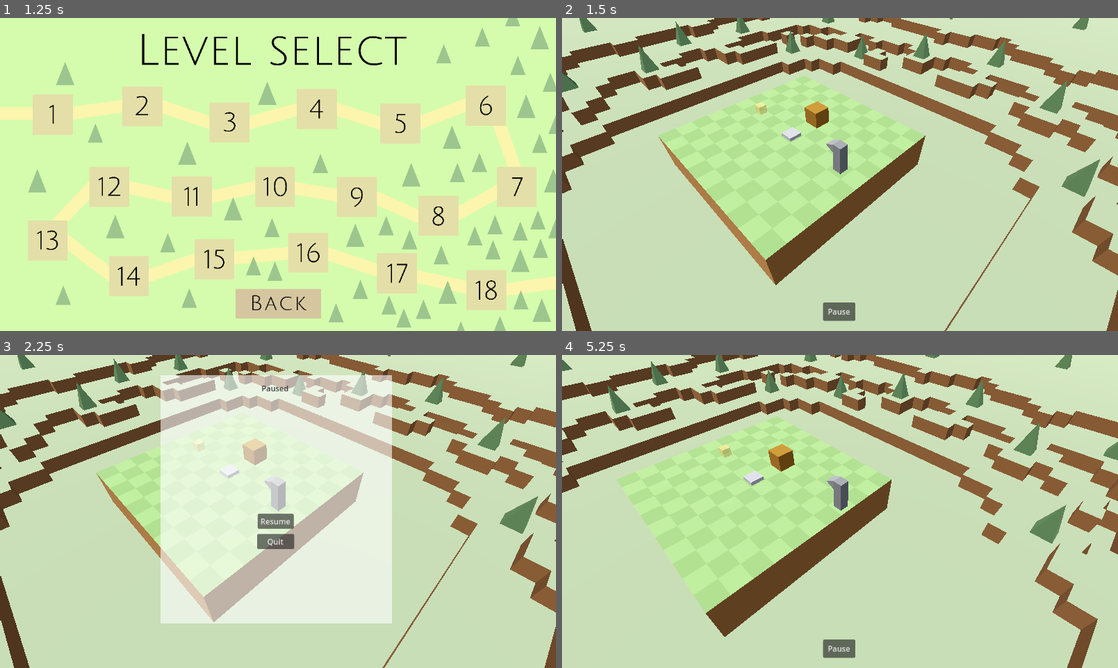
Above: before the commit, frames 1-4 (two rows, left to right).
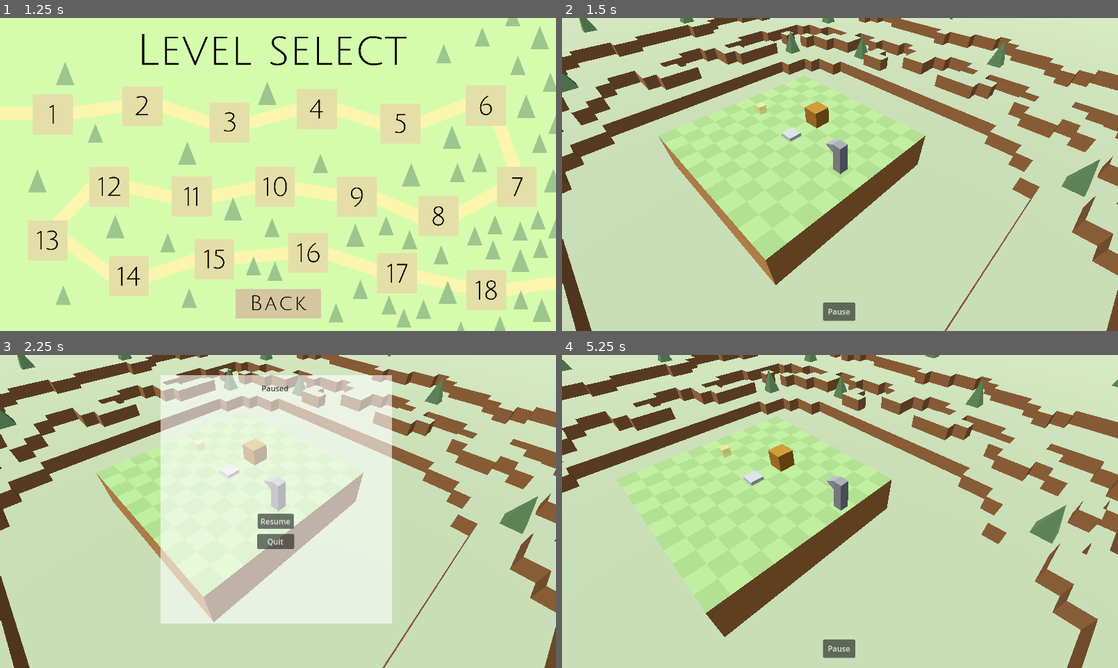
Above: after the commit, the same moments.

Repository: Jnight1104/Iso-Journey
Game: Godot game, scene res://Scenes/Main_menu.tscn
The game is run twice, just before and just after one commit, with the same random seed, the same clock (stepped at 60 frames per second) and the same inputs. The project has no main scene, so this scene is started directly.
Inputs (mouse positions are in pixels of both pictures, inside the frame that each line leads up to):
- Up to frame 1 (1.25 s): click (278, 224) at 0.5 s
- Up to frame 2 (1.5 s): click (617, 115) at 1.25 s
- Up to frame 3 (2.25 s): click "Pause" at 2 s
- Up to frame 4 (5.25 s): click "Resume" at 2.75 s; tap Enter at 3.5 s; move the mouse to (962, 495) at 3.52 s; hold Right (ui_right) 3.53-4.28 s; tap Space at 4.25 s; move the mouse to (728, 527) at 4.27 s; hold Down (ui_down) 4.28-5.03 s; move the mouse to (895, 442) at 5.02 s; hold Right (ui_right) from 5.03 s (still down)

Frame 1 is identical in both runs. In frame 2, 0.8% of the frame differs, in the area x 13-95%, y 0-31%; in frame 3, 0.8%; in frame 4, 1.0%, in the area x 8-100%, y 0-34%.

Commit message:
Adjusted level 1 tree distribution

Diff:
--- a/Scenes/Level_1.tscn
+++ b/Scenes/Level_1.tscn
@@ -96,152 +96,142 @@
 [node name="Area3D" parent="." instance=ExtResource("4_g432u")]
 transform = Transform3D(1, 0, 0, 0, 1, 0, 0, 0, 1, 4, 0.5, 0)
 
-[node name="Tree" parent="." instance=ExtResource("10_kksci")]
-transform = Transform3D(1, 0, 0, 0, 1, 0, 0, 0, 1, 4, -0.8, -14)
-
-[node name="Tree2" parent="." instance=ExtResource("10_kksci")]
+[node name="Trees" type="Node3D" parent="."]
+
+[node name="Tree2" parent="Trees" instance=ExtResource("10_kksci")]
 transform = Transform3D(1, 0, 0, 0, 1, 0, 0, 0, 1, 11, 0.2, -18)
 
-[node name="Tree4" parent="." instance=ExtResource("10_kksci")]
+[node name="Tree4" parent="Trees" instance=ExtResource("10_kksci")]
 transform = Transform3D(1, 0, 0, 0, 1, 0, 0, 0, 1, -7, 0.2, -19)
 
-[node name="Tree5" parent="." instance=ExtResource("10_kksci")]
+[node name="Tree5" parent="Trees" instance=ExtResource("10_kksci")]
 transform = Transform3D(1, 0, 0, 0, 1, 0, 0, 0, 1, -5, -0.8, -12)
 
-[node name="Tree6" parent="." instance=ExtResource("10_kksci")]
-transform = Transform3D(1, 0, 0, 0, 1, 0, 0, 0, 1, 15, -0.8, -11)
-
-[node name="Tree7" parent="." instance=ExtResource("10_kksci")]
-transform = Transform3D(1, 0, 0, 0, 1, 0, 0, 0, 1, 22, 0.2, -17)
-
-[node name="Tree8" parent="." instance=ExtResource("10_kksci")]
-transform = Transform3D(1, 0, 0, 0, 1, 0, 0, 0, 1, 20, 0.2, -2.49958)
-
-[node name="Tree9" parent="." instance=ExtResource("10_kksci")]
-transform = Transform3D(1, 0, 0, 0, 1, 0, 0, 0, 1, 24, 0.2, 2)
-
-[node name="Tree10" parent="." instance=ExtResource("10_kksci")]
-transform = Transform3D(1, 0, 0, 0, 1, 0, 0, 0, 1, 23, 0.2, 8)
-
-[node name="Tree11" parent="." instance=ExtResource("10_kksci")]
+[node name="Tree11" parent="Trees" instance=ExtResource("10_kksci")]
 transform = Transform3D(1, 0, 0, 0, 1, 0, 0, 0, 1, 17, -0.8, 10)
 
-[node name="Tree12" parent="." instance=ExtResource("10_kksci")]
+[node name="Tree12" parent="Trees" instance=ExtResource("10_kksci")]
 transform = Transform3D(1, 0, 0, 0, 1, 0, 0, 0, 1, 19, 0.2, 17)
 
-[node name="Tree13" parent="." instance=ExtResource("10_kksci")]
+[node name="Tree13" parent="Trees" instance=ExtResource("10_kksci")]
 transform = Transform3D(1, 0, 0, 0, 1, 0, 0, 0, 1, 11, -0.8, 14)
 
-[node name="Tree14" parent="." instance=ExtResource("10_kksci")]
-transform = Transform3D(1, 0, 0, 0, 1, 0, 0, 0, 1, 5.52879, 0.2, 16)
-
-[node name="Tree15" parent="." instance=ExtResource("10_kksci")]
+[node name="Tree15" parent="Trees" instance=ExtResource("10_kksci")]
 transform = Transform3D(1, 0, 0, 0, 1, 0, 0, 0, 1, 0, 0.2, 19)
 
-[node name="Tree16" parent="." instance=ExtResource("10_kksci")]
-transform = Transform3D(1, 0, 0, 0, 1, 0, 0, 0, 1, -5.62828, 0.2, 14.589)
-
-[node name="Tree17" parent="." instance=ExtResource("10_kksci")]
-transform = Transform3D(1, 0, 0, 0, 1, 0, 0, 0, 1, -10, 0.2, 18)
-
-[node name="Tree18" parent="." instance=ExtResource("10_kksci")]
+[node name="Tree18" parent="Trees" instance=ExtResource("10_kksci")]
 transform = Transform3D(1, 0, 0, 0, 1, 0, 0, 0, 1, -14, 0.2, 13)
 
-[node name="Tree19" parent="." instance=ExtResource("10_kksci")]
+[node name="Tree19" parent="Trees" instance=ExtResource("10_kksci")]
 transform = Transform3D(1, 0, 0, 0, 1, 0, 0, 0, 1, -9, -0.8, 9)
 
-[node name="Tree20" parent="." instance=ExtResource("10_kksci")]
-transform = Transform3D(1, 0, 0, 0, 1, 0, 0, 0, 1, -16, 0.2, 3)
-
-[node name="Tree21" parent="." instance=ExtResource("10_kksci")]
+[node name="Tree21" parent="Trees" instance=ExtResource("10_kksci")]
 transform = Transform3D(1, 0, 0, 0, 1, 0, 0, 0, 1, -11, -0.8, -2)
 
-[node name="Tree22" parent="." instance=ExtResource("10_kksci")]
+[node name="Tree22" parent="Trees" instance=ExtResource("10_kksci")]
 transform = Transform3D(1, 0, 0, 0, 1, 0, 0, 0, 1, -13, 0.2, -9)
 
-[node name="Tree23" parent="." instance=ExtResource("10_kksci")]
-transform = Transform3D(1, 0, 0, 0, 1, 0, 0, 0, 1, -15, 0.2, -14)
-
-[node name="Tree24" parent="." instance=ExtResource("10_kksci")]
+[node name="Tree24" parent="Trees" instance=ExtResource("10_kksci")]
 transform = Transform3D(1, 0, 0, 0, 1, 0, 0, 0, 1, 21, 0.2, -8)
 
-[node name="Tree25" parent="." instance=ExtResource("10_kksci")]
+[node name="Tree25" parent="Trees" instance=ExtResource("10_kksci")]
 transform = Transform3D(1, 0, 0, 0, 1, 0, 0, 0, 1, 21, 0.2, -8)
 
-[node name="Tree26" parent="." instance=ExtResource("10_kksci")]
+[node name="Tree26" parent="Trees" instance=ExtResource("10_kksci")]
 transform = Transform3D(1, 0, 0, 0, 1, 0, 0, 0, 1, 31, 1.2, -4)
 
-[node name="Tree28" parent="." instance=ExtResource("10_kksci")]
-transform = Transform3D(1, 0, 0, 0, 1, 0, 0, 0, 1, 40, 1.2, 4)
-
-[node name="Tree29" parent="." instance=ExtResource("10_kksci")]
+[node name="Tree28" parent="Trees" instance=ExtResource("10_kksci")]
+transform = Transform3D(1, 0, 0, 0, 1, 0, 0, 0, 1, 27, 1.2, 4)
+
+[node name="Tree29" parent="Trees" instance=ExtResource("10_kksci")]
 transform = Transform3D(1, 0, 0, 0, 1, 0, 0, 0, 1, 26, 1.2, 20)
 
-[node name="Tree30" parent="." instance=ExtResource("10_kksci")]
-transform = Transform3D(1, 0, 0, 0, 1, 0, 0, 0, 1, 35, 1.2, 15)
-
-[node name="Tree31" parent="." instance=ExtResource("10_kksci")]
-transform = Transform3D(1, 0, 0, 0, 1, 0, 0, 0, 1, 20, 1.2, 29)
-
-[node name="Tree32" parent="." instance=ExtResource("10_kksci")]
-transform = Transform3D(1, 0, 0, 0, 1, 0, 0, 0, 1, 33, 1.2, 28)
-
-[node name="Tree33" parent="." instance=ExtResource("10_kksci")]
+[node name="Tree30" parent="Trees" instance=ExtResource("10_kksci")]
+transform = Transform3D(1, 0, 0, 0, 1, 0, 0, 0, 1, 29, 1.2, 16)
+
+[node name="Tree31" parent="Trees" instance=ExtResource("10_kksci")]
+transform = Transform3D(1, 0, 0, 0, 1, 0, 0, 0, 1, 14, 1.2, 29)
+
+[node name="Tree32" parent="Trees" instance=ExtResource("10_kksci")]
+transform = Transform3D(1, 0, 0, 0, 1, 0, 0, 0, 1, 30, 1.2, 22)
+
+[node name="Tree33" parent="Trees" instance=ExtResource("10_kksci")]
 transform = Transform3D(1, 0, 0, 0, 1, 0, 0, 0, 1, 8, 1.2, 25)
 
-[node name="Tree34" parent="." instance=ExtResource("10_kksci")]
-transform = Transform3D(1, 0, 0, 0, 1, 0, 0, 0, 1, -3, 1.2, 31)
-
-[node name="Tree35" parent="." instance=ExtResource("10_kksci")]
-transform = Transform3D(1, 0, 0, 0, 1, 0, 0, 0, 1, 11, 1.2, 36)
-
-[node name="Tree36" parent="." instance=ExtResource("10_kksci")]
-transform = Transform3D(1, 0, 0, 0, 1, 0, 0, 0, 1, -14, 1.2, 26)
-
-[node name="Tree37" parent="." instance=ExtResource("10_kksci")]
+[node name="Tree34" parent="Trees" instance=ExtResource("10_kksci")]
+transform = Transform3D(1, 0, 0, 0, 1, 0, 0, 0, 1, 5, 1.2, 33)
+
+[node name="Tree35" parent="Trees" instance=ExtResource("10_kksci")]
+transform = Transform3D(1, 0, 0, 0, 1, 0, 0, 0, 1, 11, 1.2, 32)
+
+[node name="Tree36" parent="Trees" instance=ExtResource("10_kksci")]
+transform = Transform3D(1, 0, 0, 0, 1, 0, 0, 0, 1, -18, 1.2, 20)
+
+[node name="Tree37" parent="Trees" instance=ExtResource("10_kksci")]
 transform = Transform3D(1, 0, 0, 0, 1, 0, 0, 0, 1, -23, 1.2, 13)
 
-[node name="Tree38" parent="." instance=ExtResource("10_kksci")]
-transform = Transform3D(1, 0, 0, 0, 1, 0, 0, 0, 1, -25, 1.2, 22)
-
-[node name="Tree39" parent="." instance=ExtResource("10_kksci")]
-transform = Transform3D(1, 0, 0, 0, 1, 0, 0, 0, 1, -26, 1.2, 1)
-
-[node name="Tree40" parent="." instance=ExtResource("10_kksci")]
-transform = Transform3D(1, 0, 0, 0, 1, 0, 0, 0, 1, -34, 1.2, 9)
-
-[node name="Tree41" parent="." instance=ExtResource("10_kksci")]
-transform = Transform3D(1, 0, 0, 0, 1, 0, 0, 0, 1, -21, 1.2, -11)
-
-[node name="Tree42" parent="." instance=ExtResource("10_kksci")]
-transform = Transform3D(1, 0, 0, 0, 1, 0, 0, 0, 1, -32, 1.2, -9)
-
-[node name="Tree43" parent="." instance=ExtResource("10_kksci")]
-transform = Transform3D(1, 0, 0, 0, 1, 0, 0, 0, 1, -26, 1.2, -22)
-
-[node name="Tree44" parent="." instance=ExtResource("10_kksci")]
+[node name="Tree38" parent="Trees" instance=ExtResource("10_kksci")]
+transform = Transform3D(1, 0, 0, 0, 1, 0, 0, 0, 1, -24, 1.2, 19)
+
+[node name="Tree39" parent="Trees" instance=ExtResource("10_kksci")]
+transform = Transform3D(1, 0, 0, 0, 1, 0, 0, 0, 1, -21, 1.2, 1)
+
+[node name="Tree40" parent="Trees" instance=ExtResource("10_kksci")]
+transform = Transform3D(1, 0, 0, 0, 1, 0, 0, 0, 1, -30, 1.2, -2)
+
+[node name="Tree41" parent="Trees" instance=ExtResource("10_kksci")]
+transform = Transform3D(1, 0, 0, 0, 1, 0, 0, 0, 1, -19, 1.2, -8)
+
+[node name="Tree42" parent="Trees" instance=ExtResource("10_kksci")]
+transform = Transform3D(1, 0, 0, 0, 1, 0, 0, 0, 1, -23, 1.2, -6)
+
+[node name="Tree43" parent="Trees" instance=ExtResource("10_kksci")]
+transform = Transform3D(1, 0, 0, 0, 1, 0, 0, 0, 1, -17, 1.2, -21)
+
+[node name="Tree44" parent="Trees" instance=ExtResource("10_kksci")]
 transform = Transform3D(1, 0, 0, 0, 1, 0, 0, 0, 1, -14, 1.2, -23)
 
-[node name="Tree45" parent="." instance=ExtResource("10_kksci")]
-transform = Transform3D(1, 0, 0, 0, 1, 0, 0, 0, 1, -21, 1.2, -34)
-
-[node name="Tree46" parent="." instance=ExtResource("10_kksci")]
-transform = Transform3D(1, 0, 0, 0, 1, 0, 0, 0, 1, -5, 1.2, -32)
-
-[node name="Tree47" parent="." instance=ExtResource("10_kksci")]
+[node name="Tree45" parent="Trees" instance=ExtResource("10_kksci")]
+transform = Transform3D(1, 0, 0, 0, 1, 0, 0, 0, 1, -25, 1.2, -15)
+
+[node name="Tree46" parent="Trees" instance=ExtResource("10_kksci")]
+transform = Transform3D(1, 0, 0, 0, 1, 0, 0, 0, 1, 3, 1.2, -24)
+
+[node name="Tree47" parent="Trees" instance=ExtResource("10_kksci")]
 transform = Transform3D(1, 0, 0, 0, 1, 0, 0, 0, 1, 7, 1.2, -26)
 
-[node name="Tree48" parent="." instance=ExtResource("10_kksci")]
-transform = Transform3D(1, 0, 0, 0, 1, 0, 0, 0, 1, 9, 1.2, -37)
-
-[node name="Tree49" parent="." instance=ExtResource("10_kksci")]
-transform = Transform3D(1, 0, 0, 0, 1, 0, 0, 0, 1, 21, 1.2, -30)
-
-[node name="Tree50" parent="." instance=ExtResource("10_kksci")]
-transform = Transform3D(1, 0, 0, 0, 1, 0, 0, 0, 1, 31, 1.2, -19)
-
-[node name="Tree51" parent="." instance=ExtResource("10_kksci")]
-transform = Transform3D(1, 0, 0, 0, 1, 0, 0, 0, 1, 41, 1.2, -12)
-
-[node name="Tree52" parent="." instance=ExtResource("10_kksci")]
-transform = Transform3D(1, 0, 0, 0, 1, 0, 0, 0, 1, 32, 1.2, -31)
+[node name="Tree48" parent="Trees" instance=ExtResource("10_kksci")]
+transform = Transform3D(1, 0, 0, 0, 1, 0, 0, 0, 1, -5, 1.2, -29)
+
+[node name="Tree49" parent="Trees" instance=ExtResource("10_kksci")]
+transform = Transform3D(1, 0, 0, 0, 1, 0, 0, 0, 1, 12, 1.2, -23)
+
+[node name="Tree50" parent="Trees" instance=ExtResource("10_kksci")]
+transform = Transform3D(1, 0, 0, 0, 1, 0, 0, 0, 1, 27, 1.2, -10)
+
+[node name="Tree51" parent="Trees" instance=ExtResource("10_kksci")]
+transform = Transform3D(1, 0, 0, 0, 1, 0, 0, 0, 1, 32, 1.2, -9)
+
+[node name="Tree52" parent="Trees" instance=ExtResource("10_kksci")]
+transform = Transform3D(1, 0, 0, 0, 1, 0, 0, 0, 1, 25, 1.2, -23)
+
+[node name="Tree53" parent="Trees" instance=ExtResource("10_kksci")]
+transform = Transform3D(1, 0, 0, 0, 1, 0, 0, 0, 1, -8, 1.2, 29)
+
+[node name="Tree54" parent="Trees" instance=ExtResource("10_kksci")]
+transform = Transform3D(1, 0, 0, 0, 1, 0, 0, 0, 1, 36, 1.2, 9)
+
+[node name="Tree55" parent="Trees" instance=ExtResource("10_kksci")]
+transform = Transform3D(1, 0, 0, 0, 1, 0, 0, 0, 1, 22, 1.2, 27)
+
+[node name="Tree56" parent="Trees" instance=ExtResource("10_kksci")]
+transform = Transform3D(1, 0, 0, 0, 1, 0, 0, 0, 1, 36, 1.2, -20)
+
+[node name="Tree57" parent="Trees" instance=ExtResource("10_kksci")]
+transform = Transform3D(1, 0, 0, 0, 1, 0, 0, 0, 1, 20, 1.2, -30)
+
+[node name="Tree58" parent="Trees" instance=ExtResource("10_kksci")]
+transform = Transform3D(1, 0, 0, 0, 1, 0, 0, 0, 1, -17, 1.2, -29)
+
+[node name="Tree59" parent="Trees" instance=ExtResource("10_kksci")]
+transform = Transform3D(1, 0, 0, 0, 1, 0, 0, 0, 1, 6, 1.2, -33)
